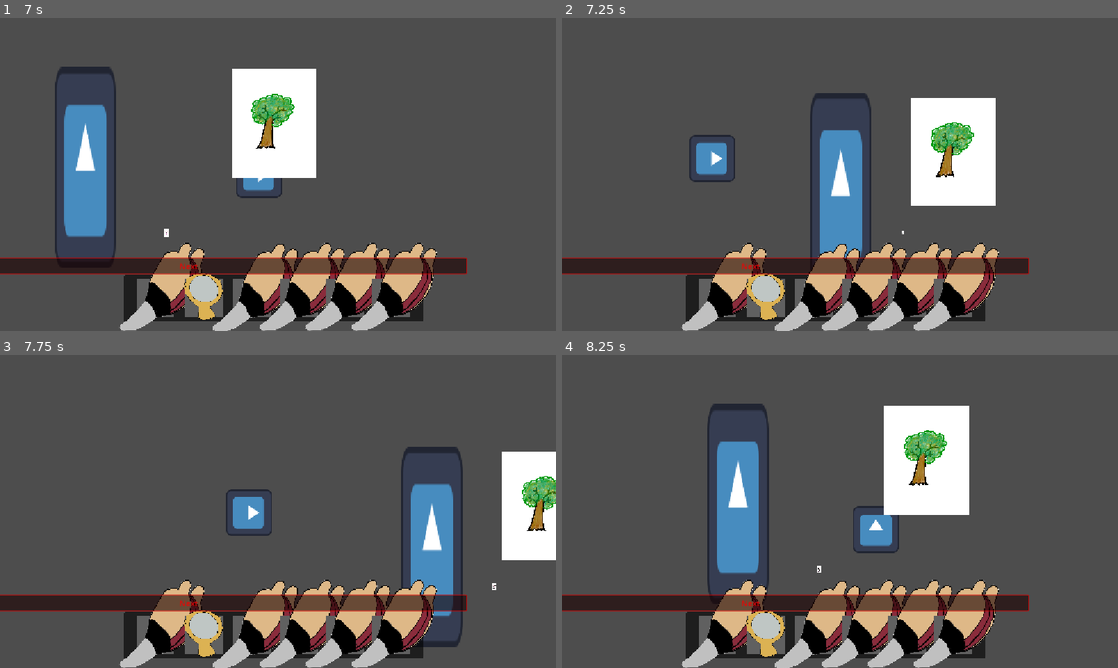
Above: before the commit, frames 1-4 (two rows, left to right).
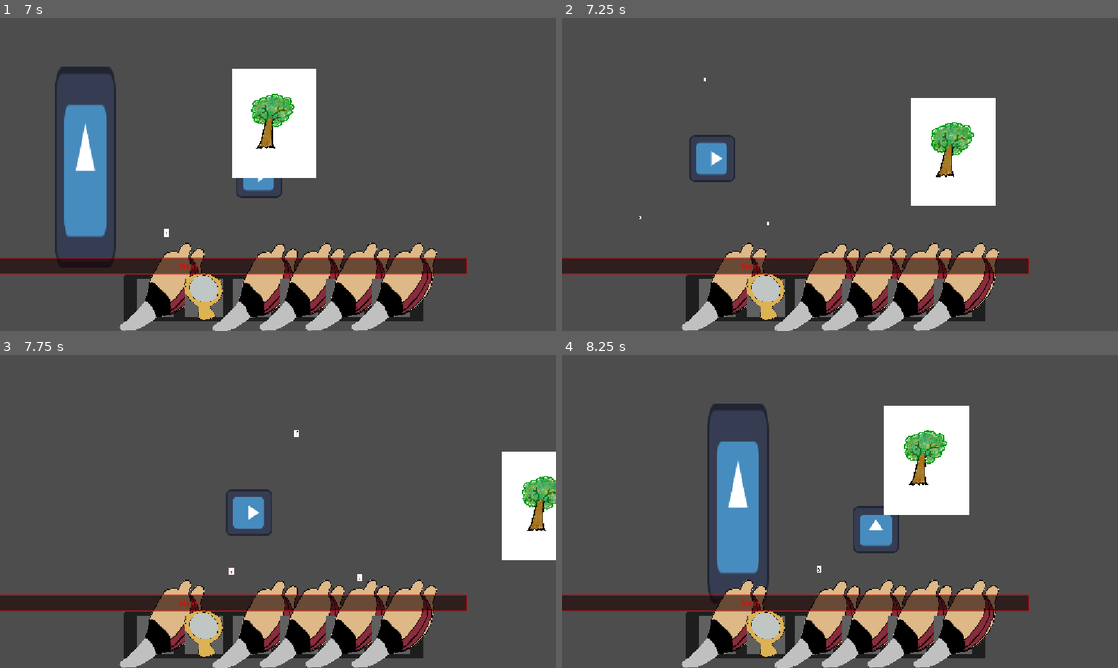
Above: after the commit, the same moments.

Repository: ygrecky/GameJam1
Game: Godot game, scene res://scenes/game_controller.tscn
Same seed, same stepped clock (60 frames per second), same inputs: the game is played once before the commit and once after it. The engine's default icon, where the game draws it, is replaced by a stand-in: a white triangle on a blue panel in a dark square.
Inputs (mouse positions are in pixels of both pictures, inside the frame that each line leads up to):
- Up to frame 1 (7 s): click "Next" at 0.5 s; click "Next" at 1.25 s; click (155, 296) at 2.02 s; click (205, 296) at 2.75 s; tap Enter at 3.5 s; hold Right (right) 3.53-4.28 s; hold 1 (Slot 1) 3.53-4.28 s; hold Down (down) 4.28-5.03 s; tap Space (action_1) at 4.35, 5.85 s; hold Right (right) 5.03-5.78 s; hold 1 (Slot 1) 5.03-5.78 s; hold Up (up) 5.78-6.53 s; hold Left (left) from 6.53 s (still down); hold 1 (Slot 1) from 6.53 s (still down)
- Up to frame 2 (7.25 s): keep holding Left (left); keep holding 1 (Slot 1); tap P (debug1) at 7.15 s
- Up to frame 3 (7.75 s): keep holding Left (left); release 1 (Slot 1) at 7.28 s; tap Space (action_1) at 7.35 s
- Up to frame 4 (8.25 s): tap O (debug2) at 7.9 s; release Left (left) at 8.03 s; hold Down (down) from 8.03 s (still down); hold 1 (Slot 1) from 8.03 s (still down)

Frame 1 is identical in both runs. In frame 2, 3.5% of the frame differs, in the area x 13-62%, y 19-78%; in frame 3, 3.6%, in the area x 41-90%, y 24-94%; in frame 4, nothing differs.

Commit message:
Téléportation

Diff:
--- a/scenes/player.tscn
+++ b/scenes/player.tscn
@@ -15,12 +15,13 @@
 [sub_resource type="RectangleShape2D" id="RectangleShape2D_swyl7"]
 size = Vector2(116, 115)
 
-[node name="Player" type="CharacterBody2D" unique_id=310191065 node_paths=PackedStringArray("long_action_zone", "short_action_zone", "collision_")]
+[node name="Player" type="CharacterBody2D" unique_id=310191065 node_paths=PackedStringArray("long_action_zone", "short_action_zone", "collision_", "collision_shape2d")]
 position = Vector2(91, 83)
 script = ExtResource("1_3vyb7")
 long_action_zone = NodePath("long_action_zone")
 short_action_zone = NodePath("short_action_zone")
 collision_ = NodePath("Area2D")
+collision_shape2d = NodePath("CollisionShape2D")
 aimant_acceleration = 70.0
 
 [node name="Sprite2D" type="Sprite2D" parent="." unique_id=240565828]
--- a/scenes/test_scene.tscn
+++ b/scenes/test_scene.tscn
@@ -2,16 +2,17 @@
 
 [ext_resource type="PackedScene" uid="uid://cspr5mvrkw23x" path="res://scenes/feu.tscn" id="3_wtsjf"]
 [ext_resource type="PackedScene" uid="uid://c0tk2qqokmxjw" path="res://scenes/bloc_magnétique.tscn" id="4_rnaij"]
-[ext_resource type="PackedScene" uid="uid://b6dposcgekuv2" path="res://scenes/ravin.tscn" id="5_h3xc6"]
 
 [node name="TestScene" type="Node2D" unique_id=1389360753]
 
 [node name="Feu" parent="." unique_id=1264664788 instance=ExtResource("3_wtsjf")]
-position = Vector2(510, 205)
+position = Vector2(-216, 164)
 
 [node name="Bloc magnétique" parent="." unique_id=32234192 instance=ExtResource("4_rnaij")]
 position = Vector2(639, -19)
 
-[node name="ravin" parent="." unique_id=674203935 node_paths=PackedStringArray("player") instance=ExtResource("5_h3xc6")]
-position = Vector2(340, 94)
-player = NodePath("")
+[node name="Feu2" parent="." unique_id=1550519419 instance=ExtResource("3_wtsjf")]
+position = Vector2(138, 180)
+
+[node name="Feu3" parent="." unique_id=988197352 instance=ExtResource("3_wtsjf")]
+position = Vector2(-36, -218)
--- a/scripts/game_controller.gd
+++ b/scripts/game_controller.gd
@@ -36,7 +36,7 @@
 		Global.player.position = player_pos[new_scene]
 		current_2d_scene_name = new_scene
 		scenes[new_scene].visible = true
-		scenes[new_scene].process_mode = Node.PROCESS_MODE_INHERIT
+		(func(): scenes[new_scene].process_mode = Node.PROCESS_MODE_INHERIT).call_deferred(2)
 
 
 	else:
--- a/scripts/player.gd
+++ b/scripts/player.gd
@@ -4,6 +4,7 @@
 @export var long_action_zone: Area2D
 @export var short_action_zone : Area2D
 @export var collision_ : Area2D
+@export var collision_shape2d : CollisionShape2D
 
 var facing_x = 0
 var facing_y = -1
@@ -56,8 +57,11 @@
 		facing_y = -1
 
 	if Input.is_action_just_pressed("debug1"):
+		Global.player.inTransition = true
 		Global.game_controller.change_2d_scene("res://scenes/test_scene.tscn",false,true)
+
 	if Input.is_action_just_pressed("debug2"):
+		Global.player.inTransition = true
 		Global.game_controller.change_2d_scene("res://scenes/game.tscn",false,true)
 	if(not(aimant_activé)):
 		velocity = Vector2(direction_x, direction_y) * speed
--- a/scripts/ravin.gd
+++ b/scripts/ravin.gd
@@ -19,7 +19,7 @@
 		collision_.disabled = false
 
 	for elt in area.get_overlapping_bodies():
-		if(elt is Player and not(elt.aimant_activé) and not(player.inTransition)):
+		if(elt is Player and not(elt.aimant_activé) and not(Global.player.inTransition)):
 			print("mort : Tombé dans le ravin")
 
 	pass
